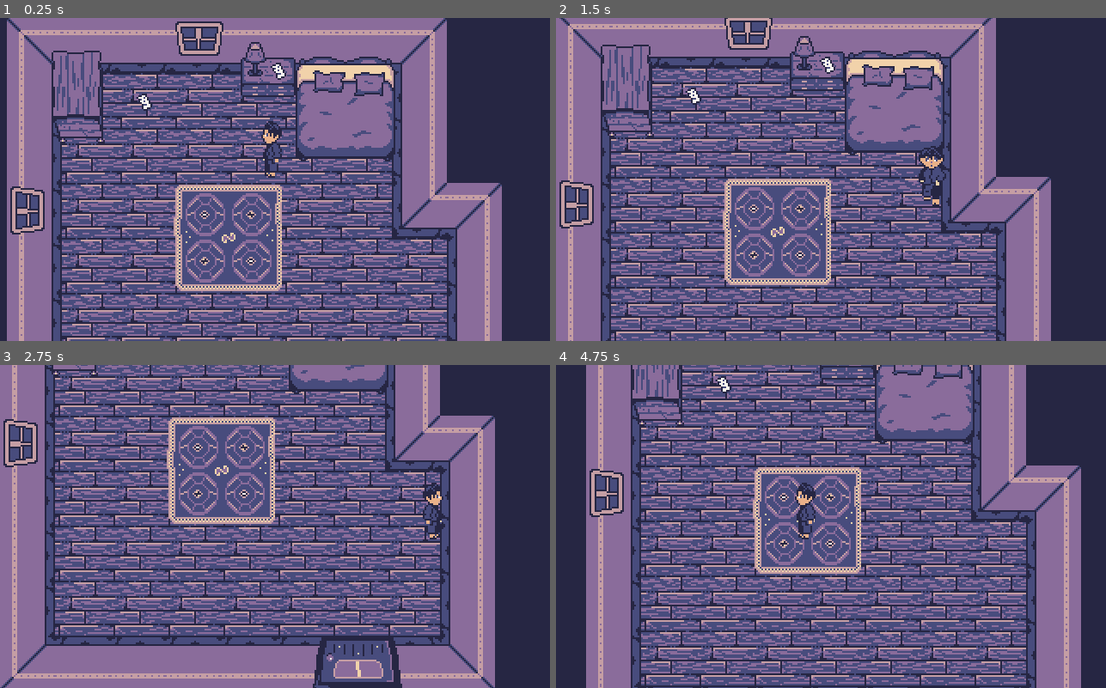
Above: before the commit, frames 1-4 (two rows, left to right).
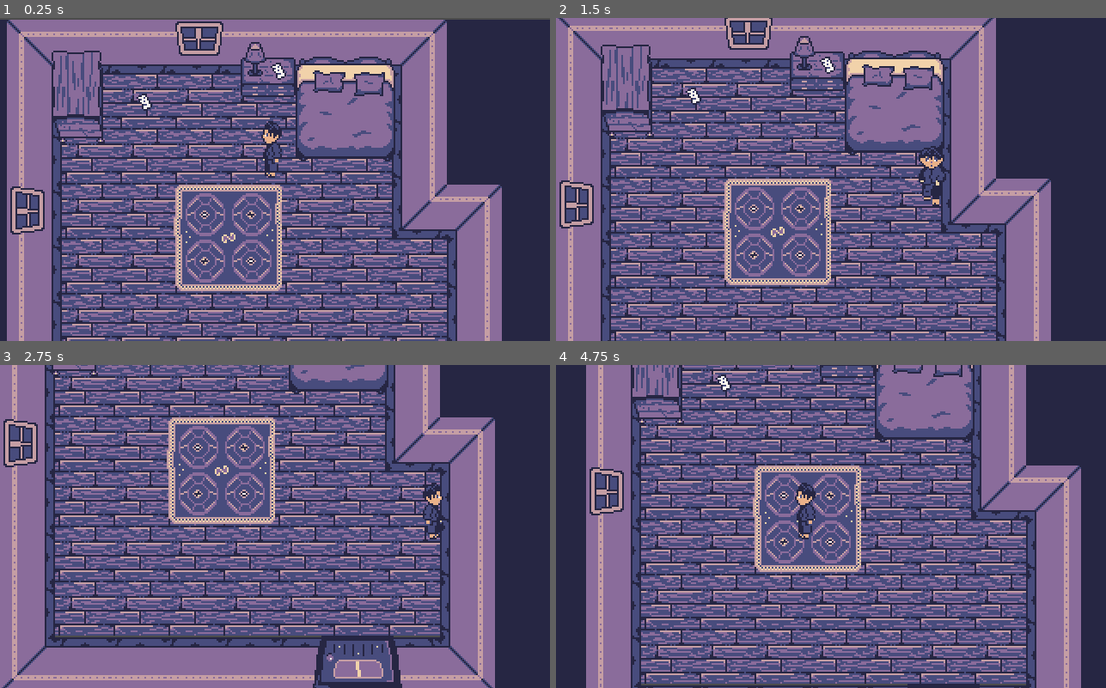
Above: after the commit, the same moments.

Repository: chickendude/dark-pages
Game: Godot game, scene res://Maps/WillsRoom.tscn
The game is run twice, just before and just after one commit, with the same random seed, the same clock (stepped at 60 frames per second) and the same inputs.
Inputs:
- Up to frame 1 (0.25 s): no input
- Up to frame 2 (1.5 s): tap Enter (ui_accept) at 0.5, 0.77 s; hold Right (ui_right) 0.53-1.28 s; hold Down (ui_down) from 1.28 s (still down)
- Up to frame 3 (2.75 s): tap Enter (ui_accept) at 1.52 s; release Down (ui_down) at 2.03 s; hold Right (ui_right) from 2.03 s (still down)
- Up to frame 4 (4.75 s): release Right (ui_right) at 2.78 s; hold Up (ui_up) 2.78-3.53 s; tap Enter (ui_accept) at 3.02, 3.77, 4.52 s; hold Left (ui_left) from 3.53 s (still down)

The runs differ from the first frame. In frame 1, 3.3% of the frame differs, in the area x 0-100%, y 0-100%; in frame 2, 2.8%; in frame 3, 3.6%; in frame 4, 41%, in the area x 6-86%, y 0-100%.

Commit message:
Fix window in Mom's room.

Diff:
--- a/Maps/MomsRoom.tscn
+++ b/Maps/MomsRoom.tscn
@@ -27,7 +27,7 @@
 cell_size = Vector2( 32, 32 )
 collision_mask = 0
 format = 1
-tile_data = PoolIntArray( 0, 0, 0, 1, 0, 1, 2, 0, 1, 3, 0, 1, 4, 0, 1, 5, 0, 1, 6, 0, 1, 7, 0, 1, 8, 0, 1, 9, …(485 unchanged characters)…
+tile_data = PoolIntArray( 0, 0, 0, 1, 0, 1, 2, 0, 1, 3, 0, 1, 4, 3, 0, 5, 0, 1, 6, 0, 1, 7, 0, 1, 8, 0, 1, 9, …(485 unchanged characters)…
 
 [node name="YSort" type="YSort" parent="."]
 
@@ -54,7 +54,7 @@
 direction = Vector2( 0, 1 )
 
 [node name="WindowTop" parent="YSort/Furniture" instance=ExtResource( 7 )]
-position = Vector2( 125, 33 )
+position = Vector2( 144, 32 )
 text = "Rain..."
 
 [node name="WindowRight" parent="YSort/Furniture" instance=ExtResource( 7 )]
--- a/Maps/WillsRoom.tscn
+++ b/Maps/WillsRoom.tscn
@@ -38,6 +38,7 @@
 tile_data = PoolIntArray( 196611, 0, 0 )
 
 [node name="WallsTilemap" type="TileMap" parent="."]
+position = Vector2( 0, 1 )
 tile_set = ExtResource( 4 )
 cell_size = Vector2( 32, 32 )
 cell_clip_uv = true
